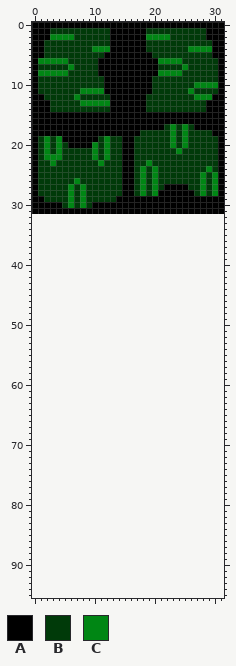
Two versions of one sprite sheet, gfx/spriteSnakeBody.png. That is the earlier state.
The file is 32x32 pixels. The old version is drawn lined up with the new one, on the new canvas.
Palette (. is transparent): A #000000  B #003a09  C #008614
Pixels before (only the part around the change), first column x 0:
16 AAAAAAAAAAAAAAAAAAAAAAAAAAAAAAAA
17 AAAAAAAAAAAAAAAAAAAAAABCBCBAAAAA
18 AAAAAAAAAAAAAAAAAABBBBBCBCBBBBAA
19 ABCBCAAAAAABCBBAABBBBBBCBCBBBBBA
20 ABCBCBAAAACBCBBAABBBBBBCBCBBBBBA
21 ABCBCBBBBBCBCBBAABBBBBBBCBBBBBBA
22 ABCCCBBBBBCBCBBAABBBBBBBBBBBBBBA
23 ABBCBBBBBBBCBBBAABBCBBBBBBBBBBBA
24 ABBBBBBBBBBBBBBAABCBCBBBBBBBBCBA
25 ABBBBBBBBBBBBBBAABCBCBBBBBBBCBCA
26 ABBBBBBCBBBBBBBAABCBCBBBBBBBCBCA
27 ABBBBBCBCBBBBBBAABCBCBAAAABBCBCA
28 ABBBBBCBCBBBBBBAABCBCAAAAAABCBCA
29 AABBBBCBCBBBBBAAAAAAAAAAAAAAAAAA
30 AAAAABCBCBAAAAAAAAAAAAAAAAAAAAAA
31 AAAAAAAAAAAAAAAAAAAAAAAAAAAAAAAA
32 ................................
33 ................................
34 ................................
35 ................................
36 ................................
37 ................................
38 ................................
39 ................................
40 ................................
41 ................................
42 ................................
43 ................................
44 ................................
45 ................................
46 ................................
47 ................................
48 ................................
49 ................................
50 ................................
51 ................................
52 ................................
53 ................................
54 ................................
55 ................................
56 ................................
57 ................................
58 ................................
59 ................................
60 ................................
61 ................................
62 ................................
63 ................................
64 ................................
65 ................................
66 ................................
67 ................................
68 ................................
69 ................................
70 ................................
71 ................................
72 ................................
73 ................................
74 ................................
75 ................................
76 ................................
77 ................................
78 ................................
79 ................................
80 ................................
81 ................................
82 ................................
83 ................................
84 ................................
85 ................................
86 ................................
87 ................................
88 ................................
89 ................................
90 ................................
91 ................................
92 ................................
93 ................................
94 ................................
95 ................................
New version:
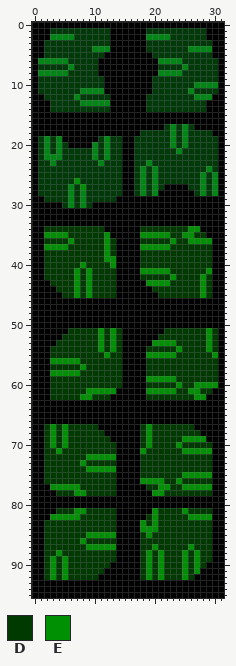
Colours new in this view: D #003a01  E #009003
Difference:
canvas 32x32 -> 32x96
Changed rows in their new state; - is an unchanged pixel.
first column x 2:
25 D------
26 -----E-
27 ------E
28 -D-----
first column x 0:
32 AAAAAAAAAAAAAAAAAAAAAAAAAAAAAAAA
33 AAAAAAAAAAAAAAAAAAAAAAAAAAAAAAAA
34 AADDDDDDDDDDAAAAAADDDDDDDDEEAAAA
35 AAEEEEDDDDDDEAAAAAEEEEEDDEEDDAAA
36 AADDDDEDDDDDEDAAAADDDDDEDDEEEEAA
37 AAEEEEDDDDDDEDAAAAEEEEEDDDDDDDAA
38 AADDDDDDDDDDEDAAAADDDDDDDDDDDDAA
39 AADDDDDDDDDDEEAAAADDDDDDDDDDDDAA
40 AADDDDDDEDDDDEAAAADDDDDDDDDDDDAA
41 AADDDDDEDEDDDDAAAAEEEEEDDDDDDEAA
42 AADDDDDEDEDDDDAAAADDDDDEDDDDEDAA
43 AAADDDDEDEDDDDAAAAAEEEEDDDDDEDAA
44 AAAADDDEDEDDDDAAAAAADDDDDDDDEDAA
45 AAAAADDEDEDDDDAAAAAAADDDDDDDEDAA
46 AAAAAAAAAAAAAAAAAAAAAAAAAAAAAAAA
47 AAAAAAAAAAAAAAAAAAAAAAAAAAAAAAAA
48 AAAAAAAAAAAAAAAAAAAAAAAAAAAAAAAA
49 AAAAAAAAAAAAAAAAAAAAAAAAAAAAAAAA
50 AAAAAAAAAAAAAAAAAAAAAAAAAAAAAAAA
51 AAAAAADDDDDEDEDAAAAAAADDDDDDDEDA
52 AAAAADDDDDDEDEDAAAAAADDDDDDDDEDA
53 AAAADDDDDDDEDEDAAAAAEEEEDDDDDEDA
54 AAADDDDDDDDEDEDAAAADDDDDEDDDDEDA
55 AAADDDDDDDDDEDDAAAAEEEEEDDDDDDEA
56 AAAEEEEEDDDDDDDAAAADDDDDDDDDDDDA
57 AAADDDDDEDDDDDDAAAADDDDDDDDDDDDA
58 AAAEEEEEDDDDDDDAAAADDDDDDDDDDDDA
59 AAADDDDDDDDDDDDAAAAEEEEEDDDDDDDA
60 AAADDDDDDDDDDDDAAAADDDDDEDDEEEEA
61 AAADDDDDDEEEEEAAAAAEEEEEDDEEDDAA
62 AAADDDDDEEDDDAAAAAADDDDDDDDEEAAA
63 AAAAAAAAAAAAAAAAAAAAAAAAAAAAAAAA
64 AAAAAAAAAAAAAAAAAAAAAAAAAAAAAAAA
65 AAAAAAAAAAAAAAAAAAAAAAAAAAAAAAAA
66 AAAAAAAAAAAAAAAAAAAAAAAAAAAAAAAA
67 AADEDEDDDDDAAAAAAADEDDDDDDDAAAAA
68 AADEDEDDDDDDAAAAAADEDDDDDDDDAAAA
69 AADEDEDDDDDDDAAAAADEDDDDDEEEEAAA
70 AADEDEDDDDDDDDAAAADEDDDDEDDDDDAA
71 AADDEDDDDDDDDDAAAAEDDDDDDEEEEEAA
72 AADDDDDDDEEEEEAAAADDDDDDDDDDDDAA
73 AADDDDDDEDDDDDAAAADDDDDDDDDDDDAA
74 AADDDDDDDEEEEEAAAADDDDDDDDDDDDAA
75 AADDDDDDDDDDDDAAAADDDDDDDEEEEEAA
76 AADDDDDDDDDDDDAAAAEEEEDDEDDDDDAA
77 AAAEEEEEDDDDDDAAAAADDEEDDEEEEEAA
78 AAAADDDEEDDDDDAAAAAAEEDDDDDDDDAA
79 AAAAAAAAAAAAAAAAAAAAAAAAAAAAAAAA
80 AAAAAAAAAAAAAAAAAAAAAAAAAAAAAAAA
81 AAAADDDEEDDDDDAAAAAAEDDDDEDDDDAA
82 AAAEEEEEDDDDDDAAAAADEDDDDDEEEEAA
83 AADDDDDDDDDDDDAAAAEDEDDDDDDDDDAA
84 AADDDDDDDDDDDDAAAAEEEDDDDDDDDDAA
85 AADDDDDDDEEEEEAAAADEDDDDDDDDDDAA
86 AADDDDDDEDDDDDAAAADDDDDDDDDDDDAA
87 AADDDDDDDEEEEEAAAADDEDDDDDEDDDAA
88 AADDEDDDDDDDDDAAAADEDEDDDEDEDDAA
89 AADEDEDDDDDDDDAAAADEDEDDDEDEDDAA
90 AADEDEDDDDDDDAAAAADEDEDDDEDEDAAA
91 AADEDEDDDDDDAAAAAADEDEDDDEDEAAAA
92 AADEDEDDDDDAAAAAAADEDEDDDEDAAAAA
93 AAAAAAAAAAAAAAAAAAAAAAAAAAAAAAAA
94 AAAAAAAAAAAAAAAAAAAAAAAAAAAAAAAA
95 AAAAAAAAAAAAAAAAAAAAAAAAAAAAAAAA
Pixel boxes of the changes (left, top, right, bottom) in both pictures:
changed: (32, 172, 224, 598)
